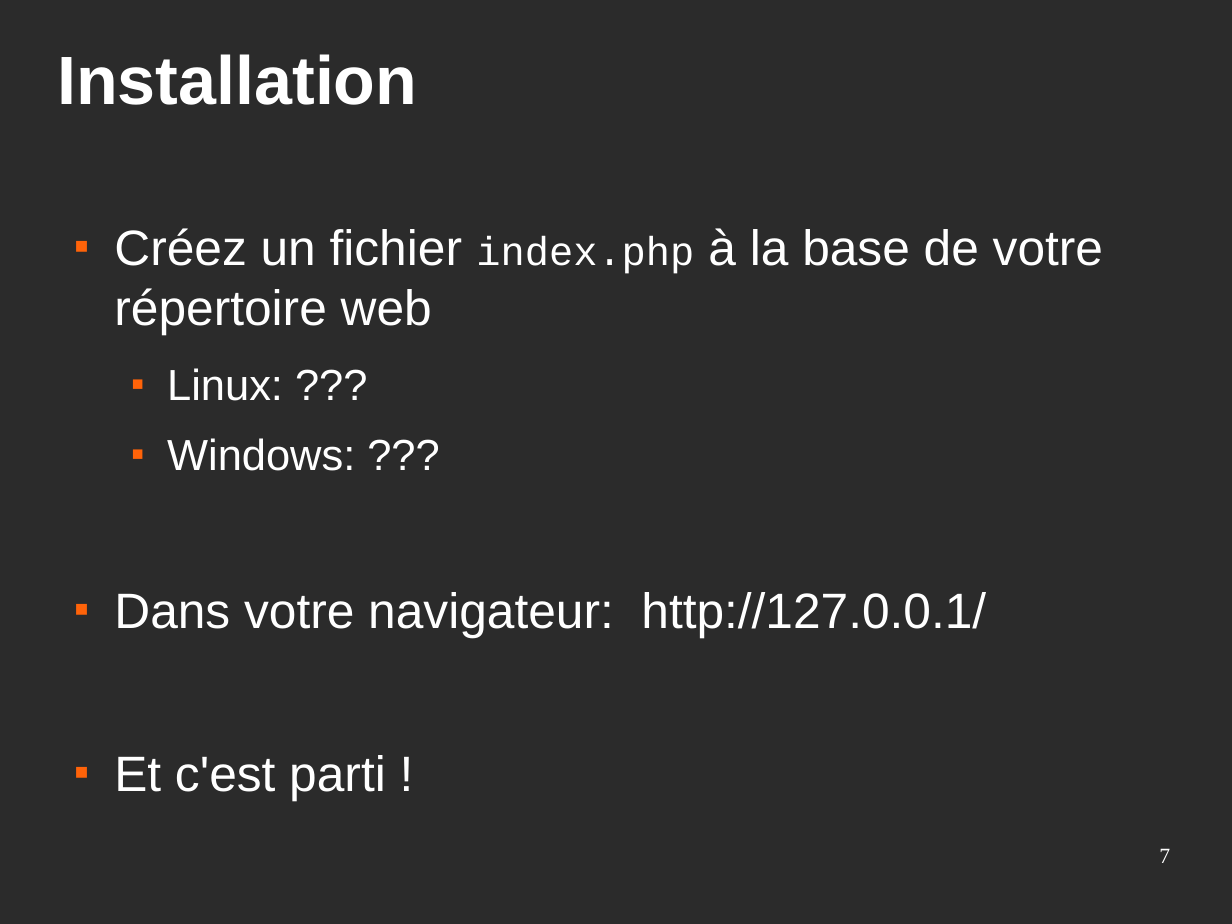
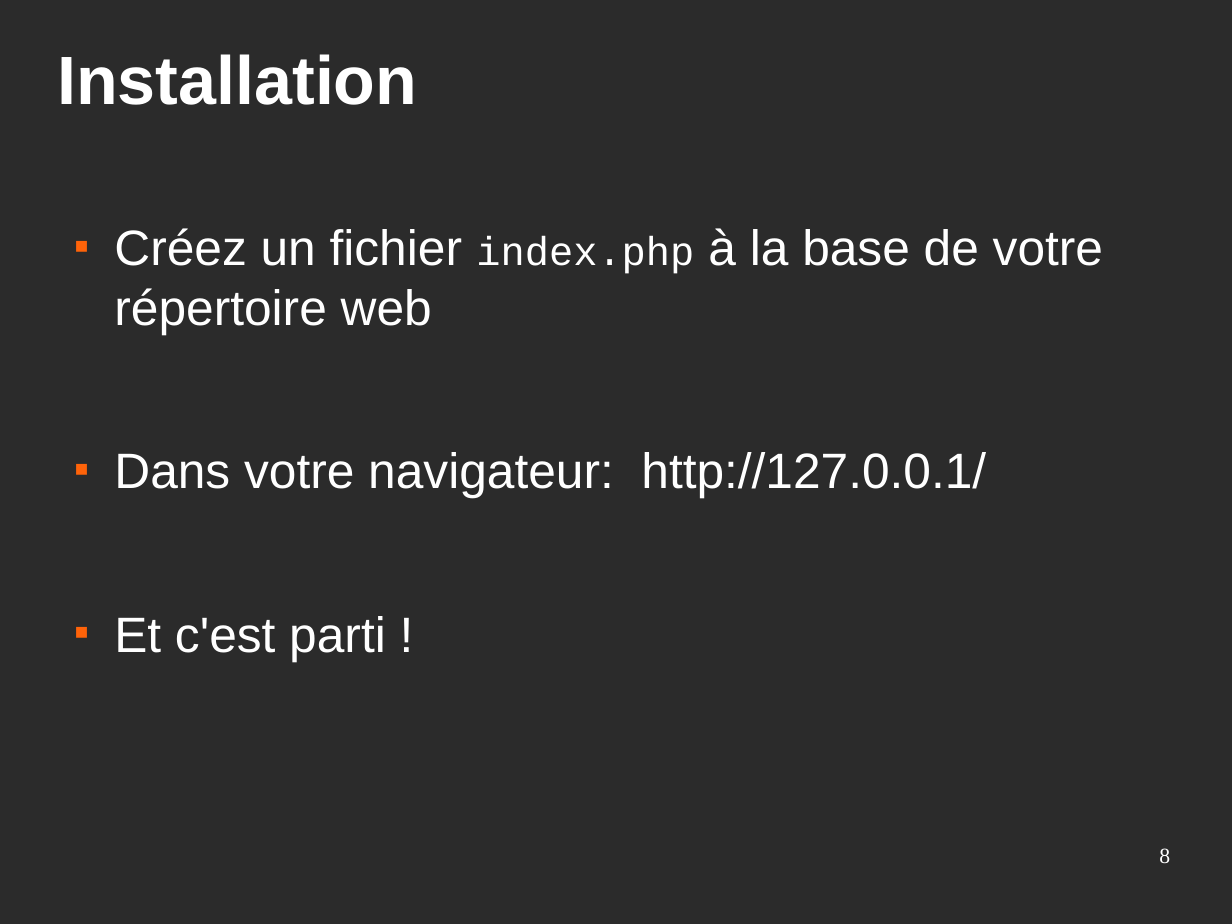
Before and after one commit to Eirbware/Formation, a slide deck: slide 8 of presentations/php.odp (slide 7 before the commit). Drawn at 1232x924 pixels with LibreOffice and Linux fonts; fonts in the diff are those of the drawing; background and template pictures are left out; a plain dark background stands for a picture behind light text. Boxes give left, top, right and bottom in pixels: in the first picture for what was removed or moved away, otherwise in the second. Text is boxed around its words. In the diff, an @@ line names an element or a change of style, - is before the commit and + after.

```diff
--- a/presentations/php.odp
+++ b/presentations/php.odp
@@ text at (167, 368, 355, 471): paragraphs removed @@
-  ■ Linux: ???
-  ■ Windows: ???
@@ page number at (1159, 848, 1170, 864): text changed @@
-7
+8
```
Also in this commit, not shown: 6 other slides changed, 1 slide added.
